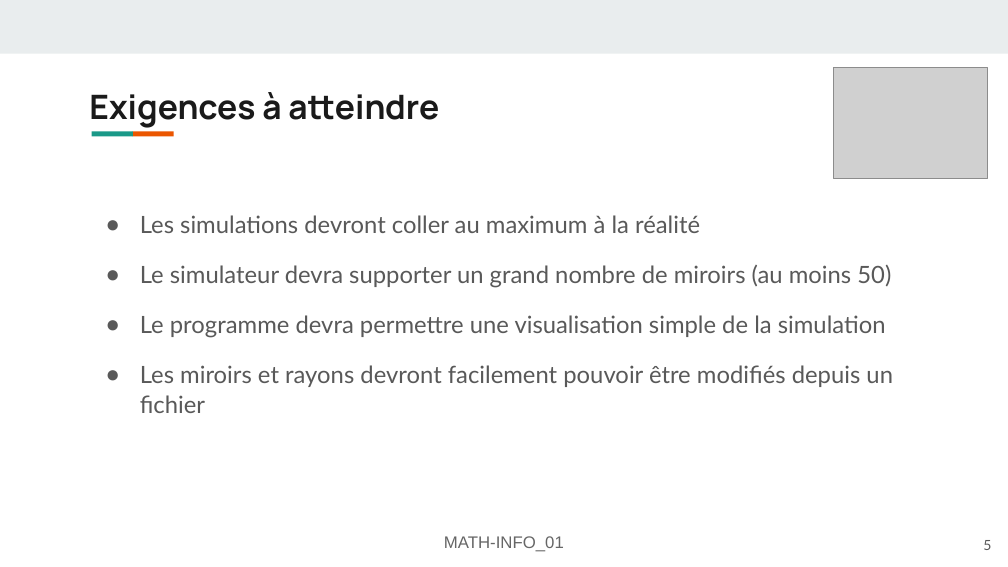
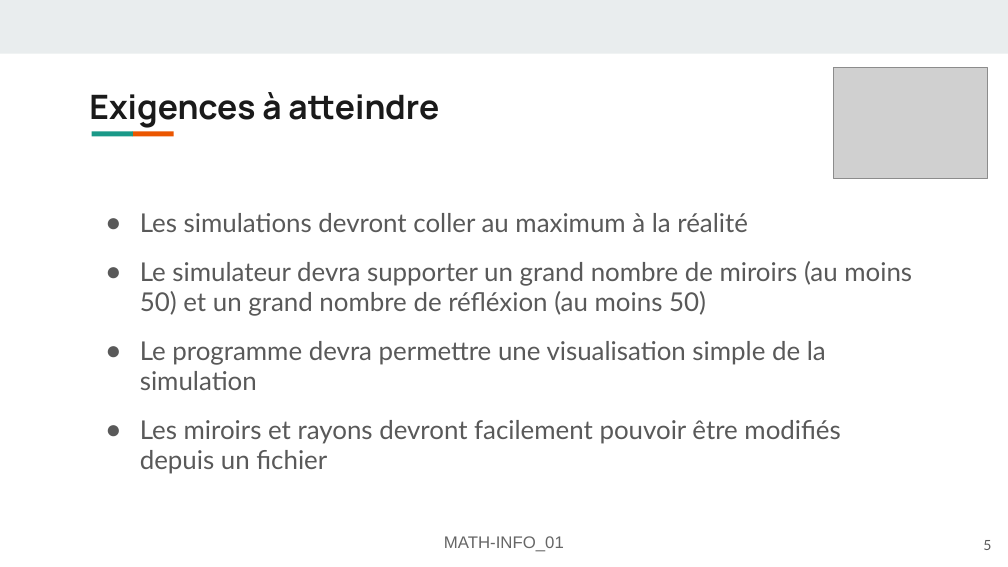
Before and after one commit to FlashOnFire/MirrorVerse, a slide deck: slide 5 of project_managment/presentation1.odp. Drawn at 1008x567 pixels with LibreOffice and Linux fonts; fonts in the diff are those of the drawing; grey boxes stand for pictures. Boxes give left, top, right and bottom in pixels: in the first picture for what was removed or moved away, otherwise in the second. Text is boxed around its words. In the diff, an @@ line names an element or a change of style, - is before the commit and + after.

```diff
--- a/project_managment/presentation1.odp
+++ b/project_managment/presentation1.odp
@@ text at bbox=[140, 213, 840, 473]: size 17 to 18.5 pt in "Les simulations devront coller au maximum à ...", "Le programme devra permettre une visualisation simple ...", "Les miroirs et rayons devront facilement pouvoir ..."; line spacing 1.05 to 0.95 @@
@@ text at bbox=[140, 261, 912, 316]: text changed; size 17 to 18.5 pt @@
-● Le simulateur devra supporter un grand nombre de miroirs (au moins 50)
+● Le simulateur devra supporter un grand nombre de miroirs (au moins 50) et un grand nombre de réfléxion (au moins 50)
```
Also in this commit, not shown: 3 other slides changed, 1 other file.
